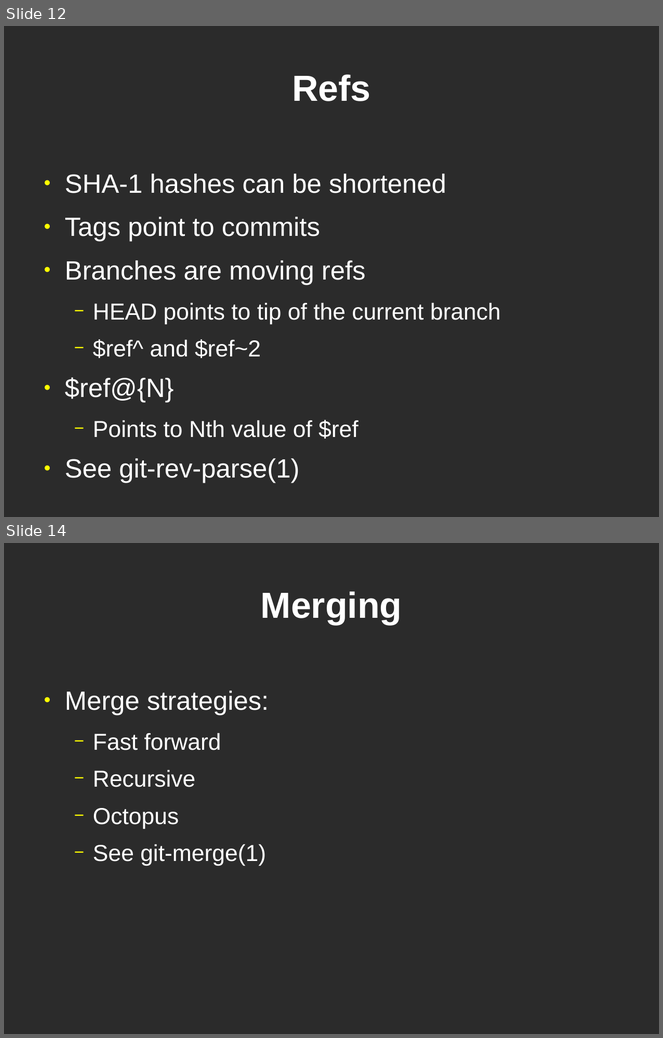
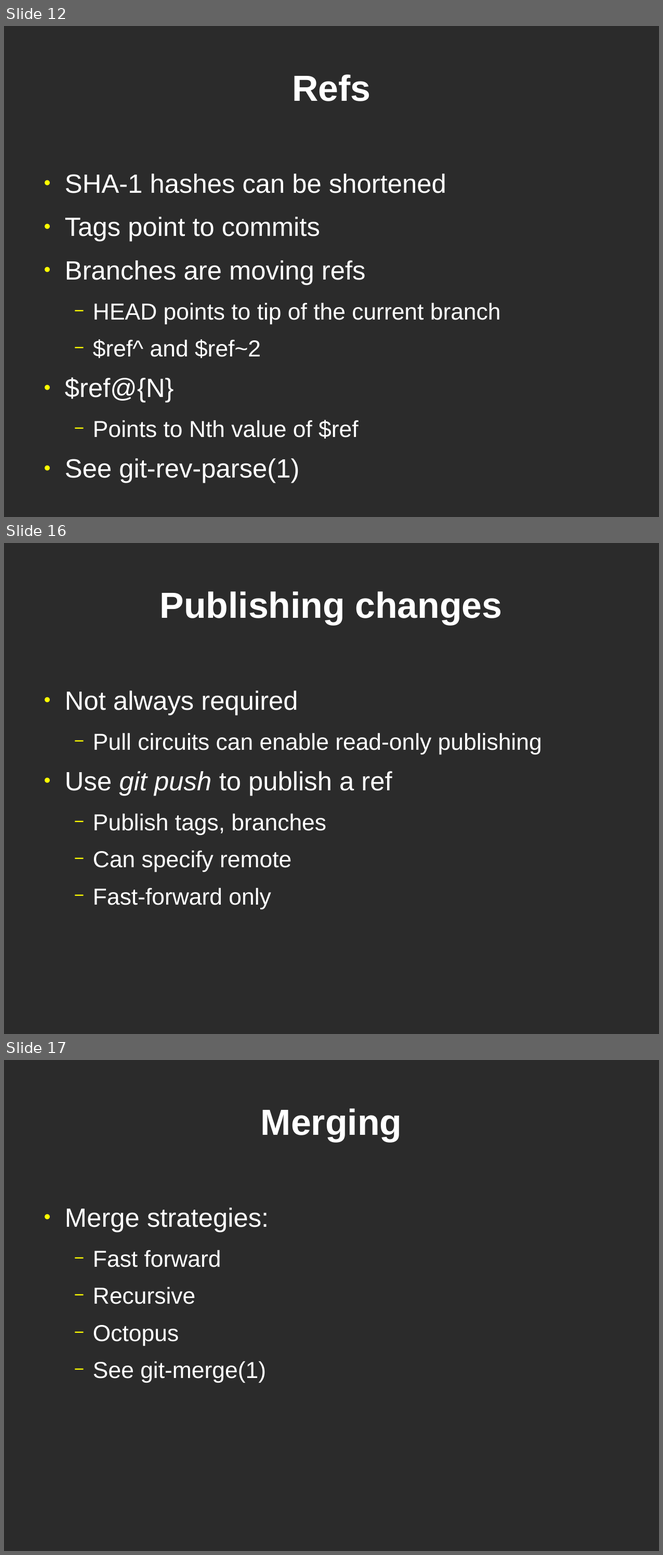
Before and after one commit to bjc/dvcs-git-slides, a slide deck: git.odp. Shown one above the other, each under a label of ours: slides 12 and 14 before the commit, slides 12, 16 and 17 after it; the slides between them are not shown. The pictures are 663x1038 and 663x1555 pixels, drawn with LibreOffice and Linux fonts; fonts in the diff are those of the drawing; background and template pictures are left out; a plain dark background stands for a picture behind light text. Boxes give left, top, right and bottom in pixels: in the first picture for what was removed or moved away, otherwise in the second. Text is boxed around its words. In the diff, an @@ line names an element or a change of style, - is before the commit and + after.

Commit message:
Add more stuff on remotes section.

```diff
--- a/git.odp
+++ b/git.odp
@@ slide 16 added at box(4, 543, 659, 1034), background picture (left out) @@
@@ title added at box(160, 591, 502, 625), 44 pt, text #FFFFFF, bold @@
+Publishing changes
@@ text added at box(65, 691, 542, 910), 28 pt, text #FFFFFF @@
+● Not always required
+  − Pull circuits can enable read-only publishing
+● Use git push to publish a ref
+  − Publish tags, branches
+  − Can specify remote
+  − Fast-forward only
@@ what was slide 14 is now slide 17 @@
```
Also in this commit, not shown: 1 slide changed, 2 other slides added.
